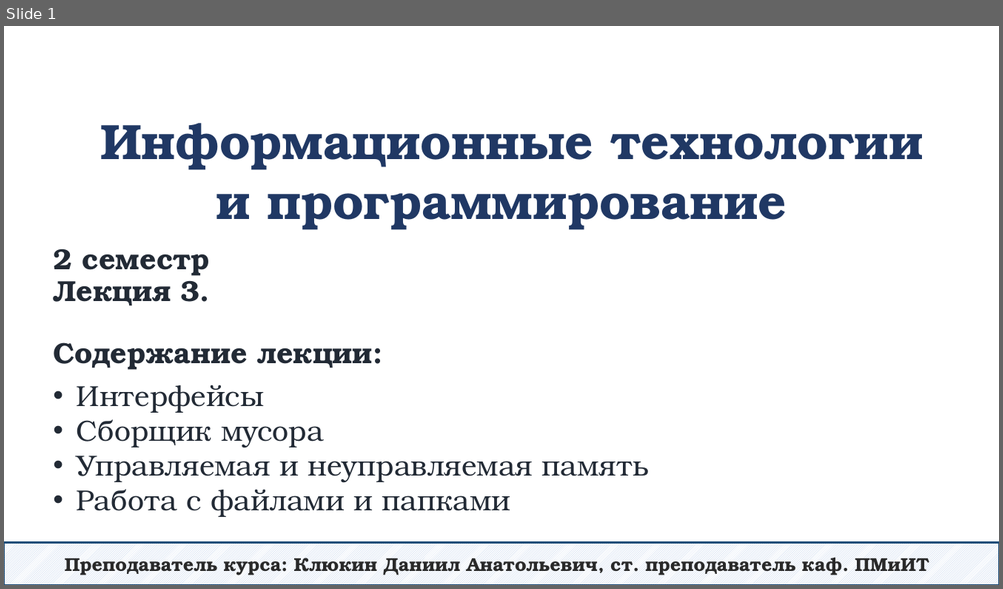
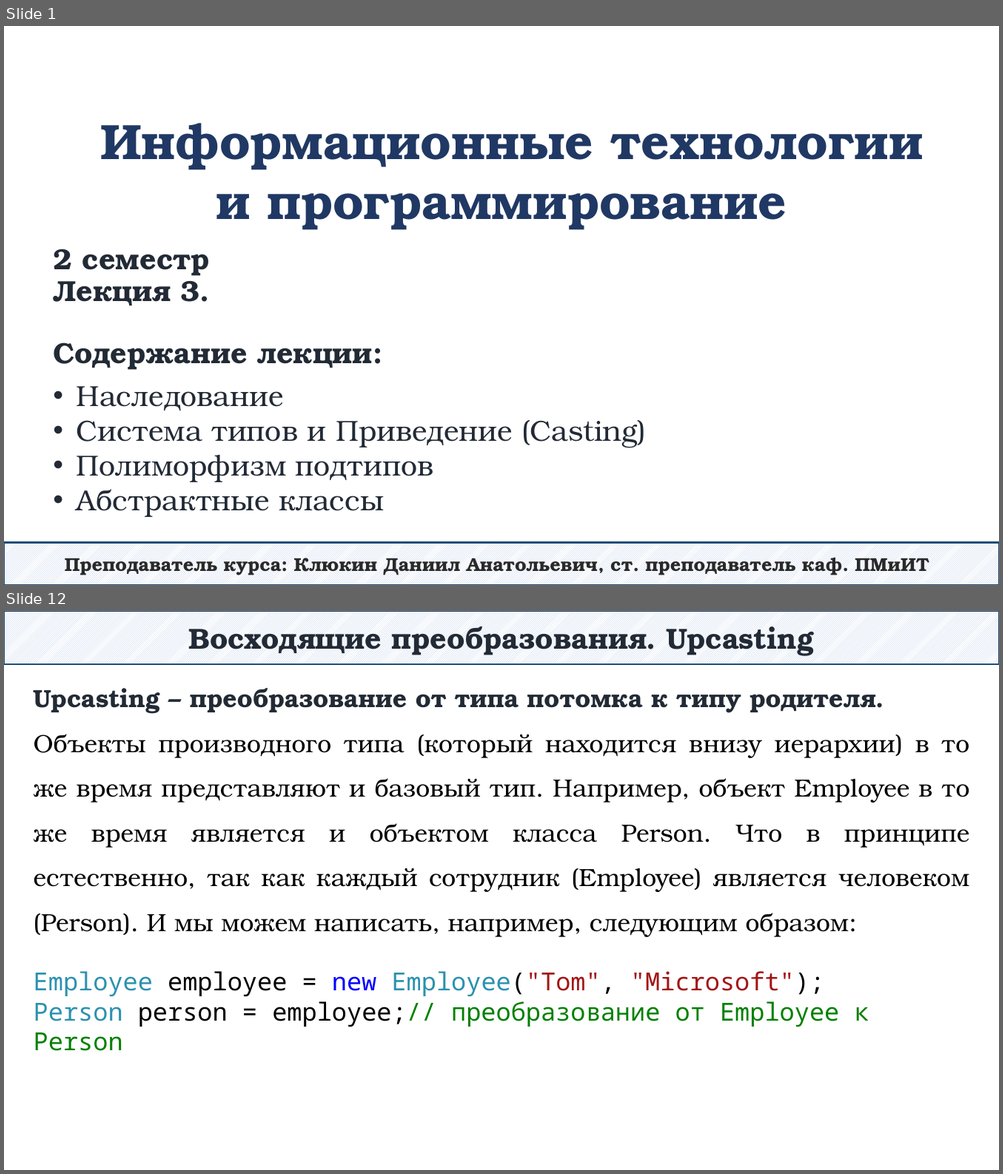
Before and after one commit to DaniilKlyukin/ITiP-2, a slide deck: Лекции/ИТиП 2 лек 3.pptx. Shown one above the other, each under a label of ours: slide 1 before the commit, slides 1 and 12 after it; the slides between them are not shown. The pictures are 1003x589 and 1003x1174 pixels, drawn with LibreOffice and Linux fonts; fonts in the diff are those of the drawing. Boxes give left, top, right and bottom in pixels: in the first picture for what was removed or moved away, otherwise in the second. Text is boxed around its words. In the diff, an @@ line names an element or a change of style, - is before the commit and + after.

```diff
--- a/Лекции/ИТиП 2 лек 3.pptx
+++ b/Лекции/ИТиП 2 лек 3.pptx
@@ slide 12 added at (x1=4, y1=611, x2=999, y2=1170), background #FFFFFF @@
@@ rectangle added at (x1=4, y1=611, x2=999, y2=665), fill pattern #B4C7E7 on #FFFFFF, outline #1F4E79 1.25 pt, 28 pt, text #222A35, bold @@
+Восходящие преобразования. Upcasting
@@ text added at (x1=34, y1=688, x2=970, y2=1028), 24 pt, text #000000 @@
+Upcasting – преобразование от типа потомка к типу родителя.
+Объекты производного типа (который находится внизу иерархии) в то же время представляют и базовый тип. Например, объект Employee в то же время является и объектом класса Person. Что в принципе естественно, так как каждый сотрудник (Employee) является человеком (Person). И мы можем написать, например, следующим образом:
+Employee employee = new Employee("Tom", "Microsoft");
+Person person = employee;// преобразование от Employee к Person
@@ slide 1 changed as well @@
@@ text at (x1=77, y1=386, x2=646, y2=517): text changed @@
-• Интерфейсы
-• Сборщик мусора
-• Управляемая и неуправляемая память
-• Работа с файлами и папками
+• Наследование
+• Система типов и Приведение (Casting)
+• Полиморфизм подтипов
+• Абстрактные классы
```
Also in this commit, not shown: 2 other slides changed, 38 other slides added, 47 slides removed, 6 other files.
